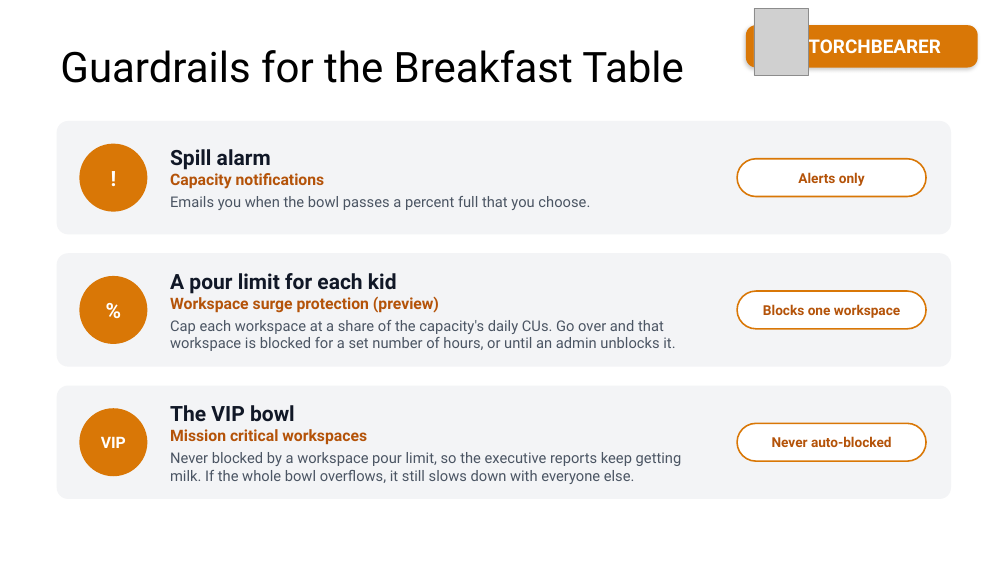
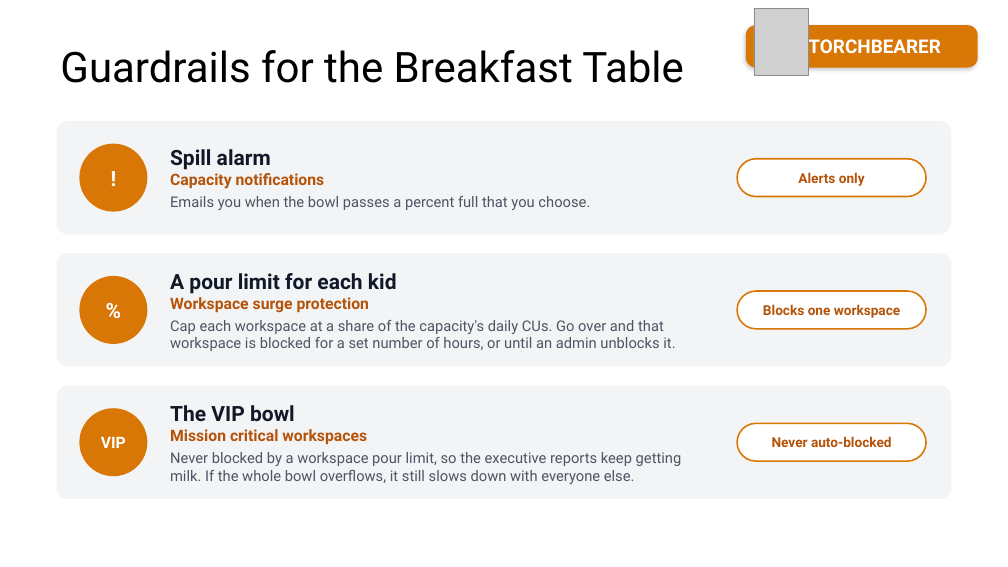
Before and after one commit to Anytsirk12/DataOnWheels, a slide deck: slide 16 of 2026 Presentations/11.7.2026 PNW Day of Data Fabric Admin 101/Fabric Admin 101.pptx. Drawn at 1008x567 pixels with LibreOffice and Linux fonts; fonts in the diff are those of the drawing; grey boxes stand for pictures. Boxes give left, top, right and bottom in pixels: in the first picture for what was removed or moved away, otherwise in the second. Text is boxed around its words. In the diff, an @@ line names an element or a change of style, - is before the commit and + after.

```diff
--- a/2026 Presentations/11.7.2026 PNW Day of Data Fabric Admin 101/Fabric Admin 101.pptx
+++ b/2026 Presentations/11.7.2026 PNW Day of Data Fabric Admin 101/Fabric Admin 101.pptx
@@ text at [170, 297, 369, 313]: text changed @@
-Workspace surge protection (preview)
+Workspace surge protection
```
Also in this commit, not shown: 1 other slide changed, 1 other file.
